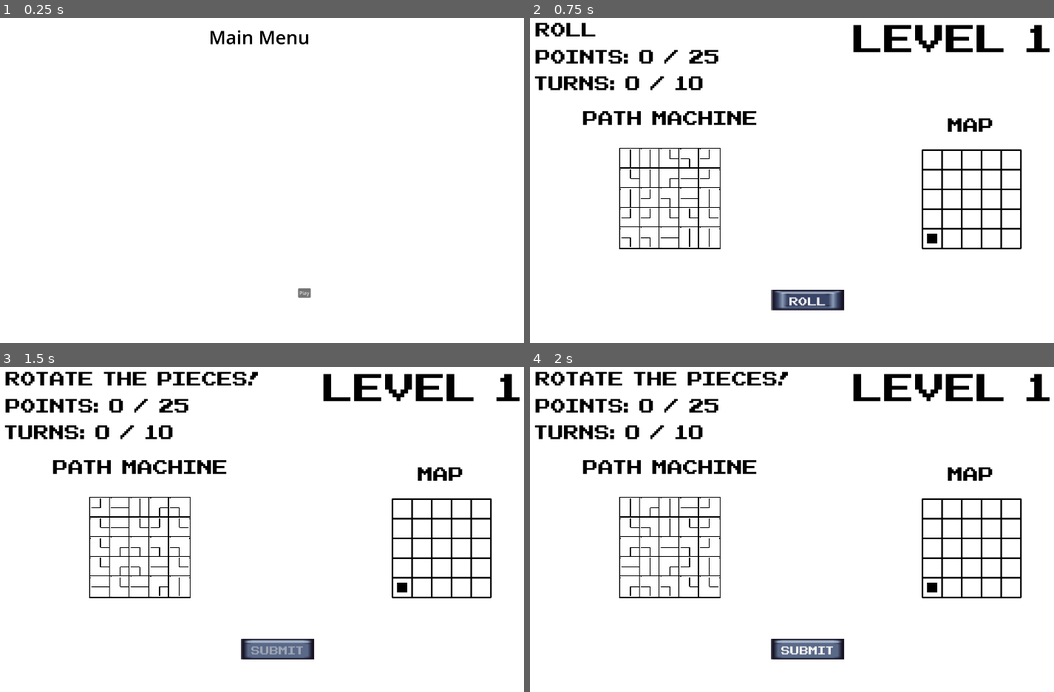
Above: before the commit, frames 1-4 (two rows, left to right).
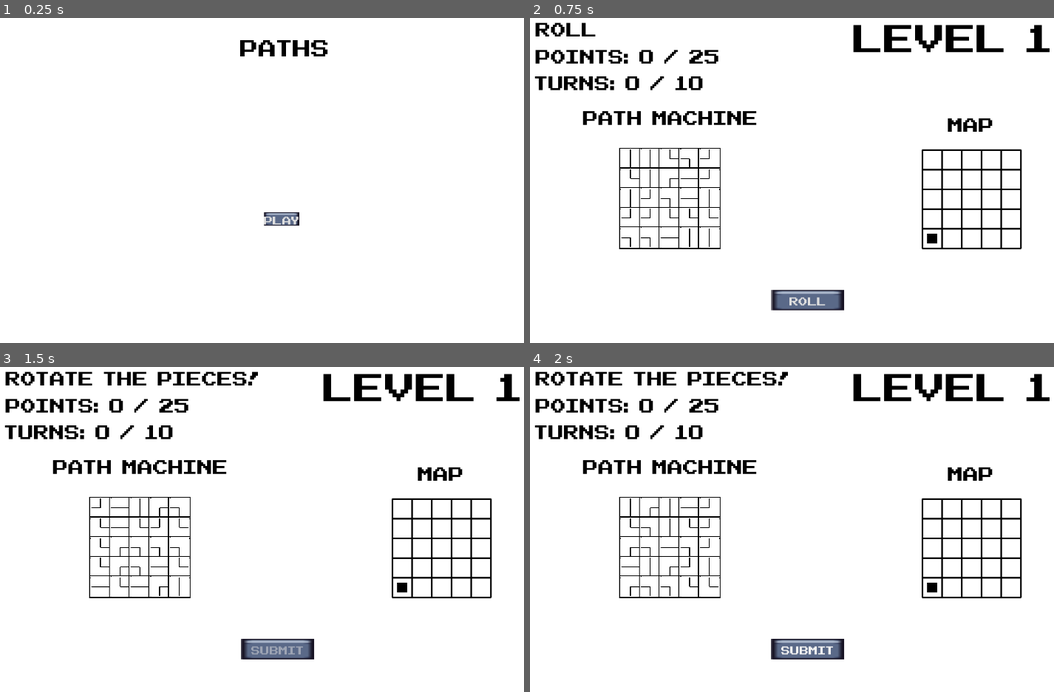
Above: after the commit, the same moments.

Repository: Peachball/gmtk-2025
Game: Godot game, scene res://scenes/menu.tscn
Same seed, same stepped clock (60 frames per second), same inputs: the game is played once before the commit and once after it.
Inputs:
- Up to frame 1 (0.25 s): no input
- Up to frame 2 (0.75 s): click "Play" at 0.5 s
- Up to frame 3 (1.5 s): click "Roll" at 1.25 s
- Up to frame 4 (2 s): no input

The runs differ from the first frame. In frame 1, 1.1% of the frame differs, in the area x 40-63%, y 3-87%; in frame 2, 0.4%; in frame 3, nothing differs; in frame 4, nothing differs.

Commit message:
Add levels, and make point requirement more relaxed

Diff:
--- a/objects/slot_machine.gd
+++ b/objects/slot_machine.gd
@@ -2,8 +2,8 @@
 
 class_name SlotMachine
 
-const MACHINE_WIDTH := 5
-const MACHINE_HEIGHT := 5
+var machine_width := 5
+var machine_height := 5
 
 @export var tile_scene: PackedScene
 
@@ -13,8 +13,8 @@
 
 func reroll() -> void:
 	Constant.clear_children($Tiles)
-	for row in MACHINE_HEIGHT:
-		for col in MACHINE_WIDTH:
+	for row in machine_height:
+		for col in machine_width:
 			var tile := tile_scene.instantiate() as Tile
 			tile.init_random_direction()
 			tile.grid_position = Vector2i(col, row)
--- a/scenes/level.gd
+++ b/scenes/level.gd
@@ -2,6 +2,9 @@
 
 var point_requirement := 25
 var turn_limit := 10
+
+var point_requirement_levels = [25, 50, 100]
+var turn_limit_levels := [10, 7, 5]
 
 var points: int:
 	set(value):
@@ -13,6 +16,8 @@
 		turns = value
 		$TurnsLabel.text = "Turns: " + str(value)  + " / " + str(turn_limit)
 
+var current_level := 1
+var max_level := 3
 
 var rolled := true
 var path_direction_flipped := false
@@ -36,7 +41,7 @@
 				$RollSubmitButton.text = "Roll"
 				$StateLabel.text = "Place the piece!"
 			GAME_END:
-				if points > point_requirement:
+				if points >= point_requirement:
 					$PopupPanel/EndingLabel.text = "~YOU WIN~"
 				else:
 					$PopupPanel/EndingLabel.text = "WOMP WOMP"
@@ -46,7 +51,17 @@
 var start_player_position: Vector2i
 
 func _ready() -> void:
-	$LevelLabel.text = "Level 1"
+	current_level = 0
+	advance_level()
+
+func advance_level() -> void:
+	current_level += 1
+	if current_level > turn_limit_levels.size():
+		player_action = GAME_END
+		return
+
+	turn_limit = turn_limit_levels[current_level-1]
+	point_requirement = point_requirement_levels[current_level-1]
 	start_player_position = Vector2i(0, $WorldMap.level_height - 1)
 	$WorldMap.set_player_position(start_player_position)
 	player_action = SLOT_MACHINE_PREROLL
@@ -55,7 +70,7 @@
 	$TurnsLabel.text = "Turns: " + str(turns) + " / " + str(turn_limit)
 	points = 0
 	$PointLabel.text = "Points: " + str(points) + " / " + str(point_requirement)
-	$PopupPanel.visible = false
+	$LevelLabel.text = "Level %d" % current_level
 
 func _process(delta: float) -> void:
 	match player_action:
@@ -64,7 +79,7 @@
 
 func process_place_tile() -> void:
 	var mouse_pos = get_viewport().get_mouse_position()
-	var centered_position: Vector2 = mouse_pos - Vector2((Constant.TILE_WIDTH * $SlotMachine.MACHINE_HEIGHT) / 2, (Constant.TILE_WIDTH * $SlotMachine.MACHINE_WIDTH) / 2)
+	var centered_position: Vector2 = mouse_pos - Vector2((Constant.TILE_WIDTH * $SlotMachine.machine_height) / 2, (Constant.TILE_WIDTH * $SlotMachine.machine_width) / 2)
 	var map_offset: Vector2 = $WorldMap.position
 	$HeldTiles.position = (
 		(centered_position - map_offset).snappedf(Constant.TILE_WIDTH) + map_offset
@@ -107,12 +122,18 @@
 	$WorldMap.move_player_along_path(modified_history as Array[Vector2i])
 
 	clear_held_tiles()
-	points += path_history.size() - 1
+	if path_history[-1] == relative_player_grid_position:
+		points += 2 * (path_history.size() - 1)
+	else:
+		points += path_history.size() - 1
 	turns += 1
-	if turns >= turn_limit or points >= point_requirement:
+
+	if points >= point_requirement:
+		advance_level()
+		return
+	if turns >= turn_limit:
 		player_action = GAME_END
-	else:
-		player_action = SLOT_MACHINE_PREROLL
+		return
 	player_action = SLOT_MACHINE_PREROLL
 
 func clear_held_tiles():
@@ -147,44 +168,46 @@
 	) -> Array:
 	var current_pos := start_pos
 	var current_direction := entry_direction
-	var position_history: Array[Vector2i] = [current_pos]
+	var position_history: Array[Vector2i] = []
 	var seen_positions: Dictionary[Vector2i, bool] = {}
 
 	while true:
-		seen_positions[current_pos] = true
-		var tile: Tile = grid_map.get(current_pos)
-		if tile == null:
-			break
-
-		# Exit direction is where we leave this tile
-		var exit_direction: int = tile.get_exit_direction(current_direction)
-		if exit_direction == -1:
-			break
-
-		# Set highlights
-		if highlight_tiles:
-			if position_history.size() > 1: tile.set_highlight_direction(current_direction)
-			tile.set_highlight_direction(exit_direction)
-
-		# Move to next tile in that direction
-		current_pos += Vector2i(Constant.direction_to_vector(exit_direction))
-
-		# make sure new position is valid
-		var new_map_position: Vector2i = current_pos - start_pos + $WorldMap.get_player_position()
-
-		if !$WorldMap.is_position_in_bounds(new_map_position):
-			break
-		if !grid_map.has(current_pos):
-			break
+		position_history.append(current_pos)
+
 		if seen_positions.has(current_pos):
-			position_history.append(current_pos)
 			var last_tile: Tile = grid_map.get(current_pos)
 			if highlight_tiles:
 				last_tile.highlight_start = true
 				last_tile.highlight_end = true
 				last_tile.queue_redraw()
 			break
-		position_history.append(current_pos)
+		seen_positions[current_pos] = true
+		var tile: Tile = grid_map.get(current_pos)
+		if tile == null:
+			break
+
+		# Exit direction is where we leave this tile
+		var exit_direction: int = tile.get_exit_direction(current_direction)
+		if exit_direction == -1:
+			break
+
+		# Set highlights
+		if highlight_tiles:
+			if position_history.size() > 1: tile.set_highlight_direction(current_direction)
+			tile.set_highlight_direction(exit_direction)
+
+		# Move to next tile in that direction
+		current_pos += Vector2i(Constant.direction_to_vector(exit_direction))
+
+		# make sure new position is valid
+		var new_map_position: Vector2i = current_pos - start_pos + $WorldMap.get_player_position()
+
+		if !$WorldMap.is_position_in_bounds(new_map_position):
+			break
+		if !grid_map.has(current_pos):
+			break
+
+
 		current_direction = (exit_direction + 2) % 4  # reverse for next tile's entry
 	return position_history
 
--- a/scenes/level.tscn
+++ b/scenes/level.tscn
@@ -73,7 +73,6 @@
 [node name="PopupPanel" type="PopupPanel" parent="."]
 position = Vector2i(200, 150)
 size = Vector2i(1500, 820)
-visible = true
 theme = ExtResource("4_ppgk2")
 theme_override_styles/panel = SubResource("StyleBoxTexture_2r41h")
 
--- a/scenes/menu.gd
+++ b/scenes/menu.gd
@@ -4,3 +4,6 @@
 
 func _on_play_button_pressed() -> void:
 	get_tree().change_scene_to_packed(level_scene)
+
+func _process(delta: float) -> void:
+	pass
--- a/scenes/menu.tscn
+++ b/scenes/menu.tscn
@@ -1,26 +1,30 @@
-[gd_scene load_steps=2 format=3 uid="uid://dwutmvi0xmdhd"]
+[gd_scene load_steps=3 format=3 uid="uid://dwutmvi0xmdhd"]
 
 [ext_resource type="Script" uid="uid://dgc4p3ilpqw4m" path="res://scenes/menu.gd" id="1_yqeox"]
+[ext_resource type="Theme" uid="uid://bxwe0udcyhb0q" path="res://Default.tres" id="2_vjb58"]
 
 [node name="Menu" type="Node2D"]
 script = ExtResource("1_yqeox")
 metadata/_edit_lock_ = true
 
+[node name="Label" type="Label" parent="."]
+offset_left = 796.0
+offset_top = 69.0
+offset_right = 1179.0
+offset_bottom = 179.0
+theme = ExtResource("2_vjb58")
+theme_override_colors/font_color = Color(0, 0, 0, 1)
+theme_override_font_sizes/font_size = 120
+text = "Paths"
+
 [node name="PlayButton" type="Button" parent="."]
-offset_left = 985.0
-offset_top = 902.0
-offset_right = 1026.0
-offset_bottom = 933.0
+offset_left = 873.0
+offset_top = 655.0
+offset_right = 989.0
+offset_bottom = 699.0
+theme = ExtResource("2_vjb58")
 text = "Play"
 metadata/_edit_use_anchors_ = true
-
-[node name="Label" type="Label" parent="."]
-offset_left = 695.0
-offset_top = 44.0
-offset_right = 1022.0
-offset_bottom = 127.0
-theme_override_colors/font_color = Color(0, 0, 0, 1)
-theme_override_font_sizes/font_size = 60
-text = "Main Menu"
+metadata/_edit_lock_ = true
 
 [connection signal="pressed" from="PlayButton" to="." method="_on_play_button_pressed"]
Not shown: 1 places in Default.tres that only renumber resources
Not shown: 1 places in scenes/level.tscn that only renumber resources
